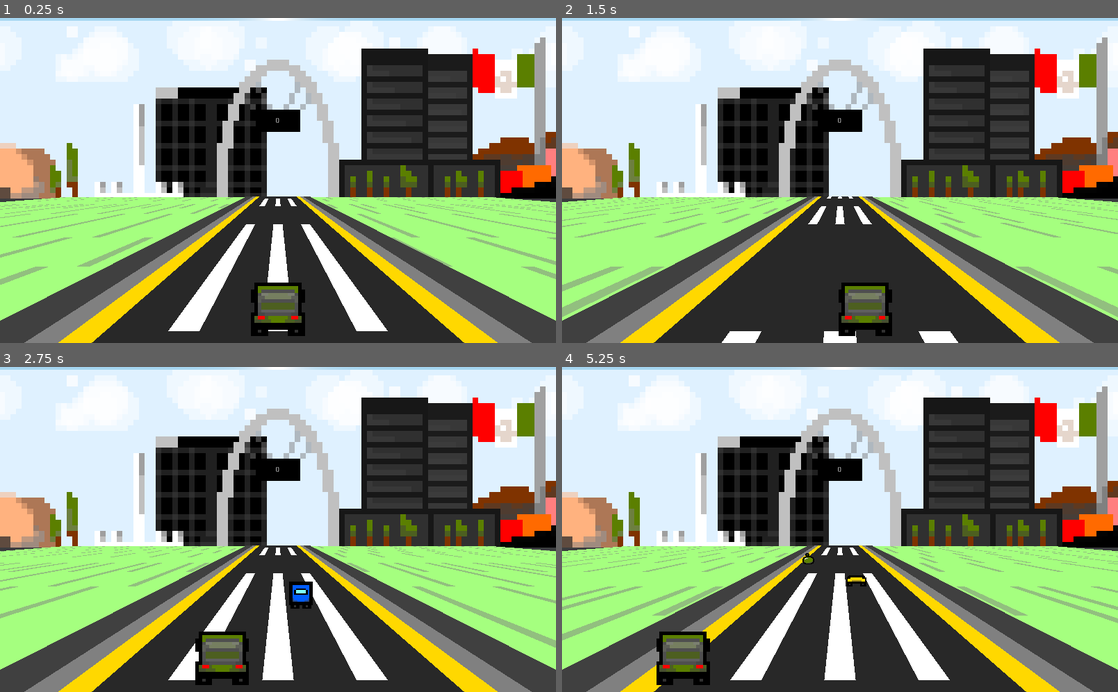
Above: before the commit, frames 1-4 (two rows, left to right).
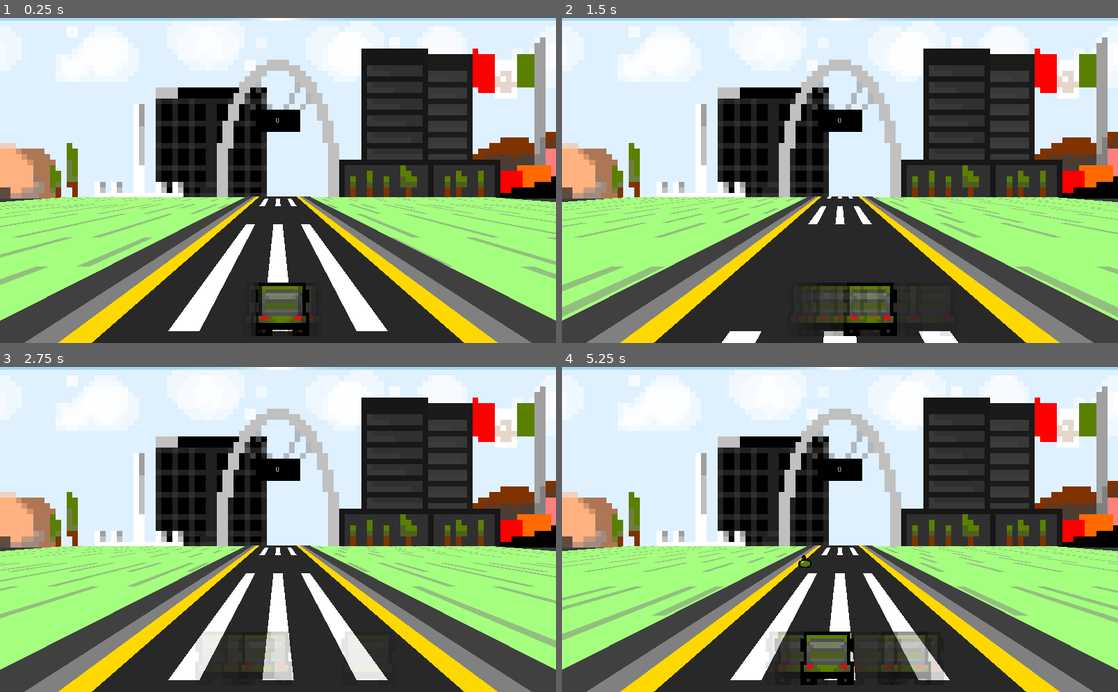
Above: after the commit, the same moments.

Repository: ClarkThyLord/Speed-Trash
Game: Godot game, scene res://src/game/game.tscn
The game is run twice, just before and just after one commit, with the same random seed, the same clock (stepped at 60 frames per second) and the same inputs.
Inputs:
- Up to frame 1 (0.25 s): no input
- Up to frame 2 (1.5 s): hold Right (ui_right) 0.53-1.28 s; hold Space (action_break) 0.53-1.28 s; hold Left (ui_left) from 1.28 s (still down); tap Space (action_break) at 1.35 s
- Up to frame 3 (2.75 s): release Left (ui_left) at 2.03 s; hold Right (ui_right) from 2.03 s (still down); hold Space (action_break) from 2.03 s (still down)
- Up to frame 4 (5.25 s): release Right (ui_right) at 2.78 s; release Space (action_break) at 2.78 s; hold Shift (action_accelerate) 2.78-3.53 s; tap Space (action_break) at 2.85, 4.35 s; hold Space (action_break) 3.53-4.28 s; hold Left (ui_left) from 3.53 s (still down); hold Space (action_break) from 5.03 s (still down)

The runs differ from the first frame. In frame 1, 0.6% of the frame differs, in the area x 45-56%, y 81-98%; in frame 2, 1.0%; in frame 3, 2.8%; in frame 4, 4.3%, in the area x 17-69%, y 57-98%.

Commit message:
training and playing trucks
Clark was here :V

Diff:
--- a/src/map/map.tscn
+++ b/src/map/map.tscn
@@ -1,10 +1,11 @@
-[gd_scene load_steps=10 format=2]
+[gd_scene load_steps=11 format=2]
 
 [ext_resource path="res://assets/map/ground.png" type="Texture" id=1]
 [ext_resource path="res://src/garbage_truck/garbage_truck.tscn" type="PackedScene" id=2]
 [ext_resource path="res://assets/map/road.png" type="Texture" id=3]
 [ext_resource path="res://src/map/map.gd" type="Script" id=4]
 [ext_resource path="res://assets/map/city.png" type="Texture" id=5]
+[ext_resource path="res://src/map/training_trucks/training_trucks.tscn" type="PackedScene" id=6]
 
 [sub_resource type="ProceduralSky" id=1]
 
@@ -105,6 +106,9 @@
 
 [node name="GargabeTruck" parent="." instance=ExtResource( 2 )]
 deceleration = 0.662
+ai = true
+
+[node name="TrainingTrucks" parent="." instance=ExtResource( 6 )]
 
 [node name="MapObjects" type="Spatial" parent="."]
 
--- a/src/map/objects/trash/trash.gd
+++ b/src/map/objects/trash/trash.gd
@@ -66,4 +66,5 @@
 
 
 func player_entered(player) -> void:
-	.player_entered(player)
+	if not player.ai or player.ai_mode == player.AIModes.PLAYING:
+		.player_entered(player)
--- a/src/map/objects/vehicle/vehicle.gd
+++ b/src/map/objects/vehicle/vehicle.gd
@@ -57,4 +57,5 @@
 
 
 func player_entered(player) -> void:
-	get_node("/root/Session").points = 0
+	if not player.ai or player.ai_mode == player.AIModes.PLAYING:
+		get_node("/root/Session").points = 0
--- /dev/null
+++ b/src/map/training_trucks/training_trucks.gd
@@ -0,0 +1,20 @@
+extends Spatial
+## Training Trucks
+
+
+
+## Exported Variables
+export(int, 1, 100) var trucks := 10
+
+
+
+## OnReady Variables
+onready var training_truck := get_node("GargabeTruck")
+
+
+
+## Built-In Virtual Methods
+func _ready() -> void:
+	for i in range(trucks):
+		var truck = training_truck.duplicate()
+		add_child(truck)
--- /dev/null
+++ b/src/map/training_trucks/training_trucks.tscn
@@ -0,0 +1,11 @@
+[gd_scene load_steps=3 format=2]
+
+[ext_resource path="res://src/garbage_truck/garbage_truck.tscn" type="PackedScene" id=1]
+[ext_resource path="res://src/map/training_trucks/training_trucks.gd" type="Script" id=2]
+
+[node name="TrainingTrucks" type="Spatial"]
+script = ExtResource( 2 )
+
+[node name="GargabeTruck" parent="." instance=ExtResource( 1 )]
+ai = true
+ai_mode = 0
